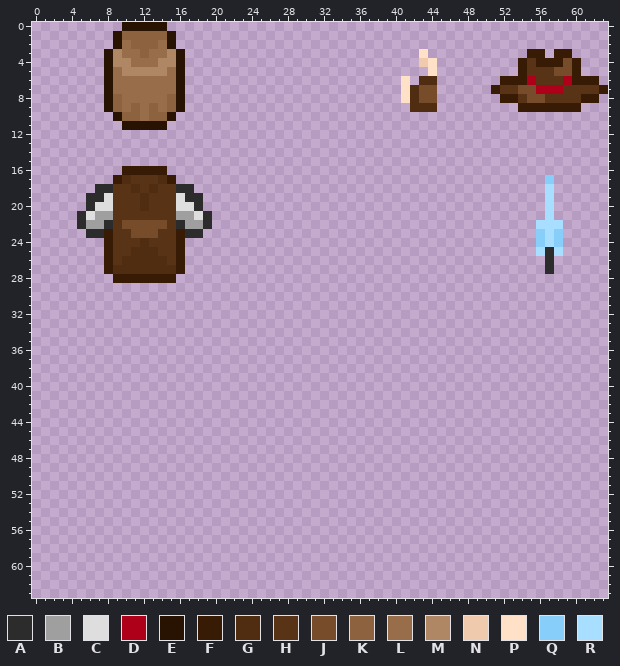
A pixel-art sprite gets an edit: assets/mc_sprite.png. The picture above was drawn from the file before the commit.
The file is 64x64 pixels. Colours within 5 levels of each other are drawn and written as one. The old version is drawn lined up with the new one.
Palette (. is transparent): A #2c2c2c  B #9f9f9f  C #dedede  D #ae0018  E #281201  F #371b05  G #502c10  H #593315  J #774c2b  K #8d623e  L #986d4a  M #af8765  N #efcaac  P #ffe1c8  Q #87cefa  R #a8deff
Pixels before (only the part around the change), first column x 0:
 0 ..........EEEEE..........................................
 1 .........EKKKKKE.........................................
 2 .........ELKKKLE.........................................
 3 ........EMLLKLLME..........................P...........FF
 4 ........EMMLLLMME..........................NP.........FHF
 5 ........ELMMMMMLE...........................P.........FHH
 6 ........ELLLLLLLE........................P.GG.......FFFDH
 7 ........ELLLLLLLE........................PGJJ......FHHJJD
 8 ........EKLLLLLKE........................PGJJ.......FFHJJ
 9 ........EKLKLKLKE.........................GGG.........FFF
10 .........EKKLKKE.........................................
11 ..........EEEEE..........................................
12 .........................................................
13 .........................................................
14 .........................................................
15 .........................................................
16 ..........FFFFF..........................................
17 .........FGHHHGF.........................................
18 .......AAHHGHGHHAA.......................................
19 ......AACHHHGHHHCAA......................................
20 ......ACCHHHGHHHCCA......................................
21 .....ACBBHHHHHHHBBCA.....................................
22 .....ABBAHJJJJJHABBA....................................R
23 ......AAFHHJJJHHFAA.....................................Q
24 ........FHHHGHHHF.......................................Q
25 ........FHHGGGHHF.......................................R
26 ........FHGGGGGHF........................................
27 ........FGGGGGGGF........................................
28 .........FFFFFFF.........................................
29 .........................................................
30 .........................................................
31 .........................................................
32 .........................................................
33 .........................................................
34 .........................................................
35 .........................................................
36 .........................................................
37 .........................................................
38 .........................................................
39 .........................................................
40 .........................................................
41 .........................................................
42 .........................................................
43 .........................................................
44 .........................................................
45 .........................................................
46 .........................................................
47 .........................................................
48 .........................................................
49 .........................................................
50 .........................................................
51 .........................................................
52 .........................................................
53 .........................................................
54 .........................................................
55 .........................................................
56 .........................................................
57 .........................................................
58 .........................................................
59 .........................................................
60 .........................................................
61 .........................................................
62 .........................................................
63 .........................................................
And afterwards:
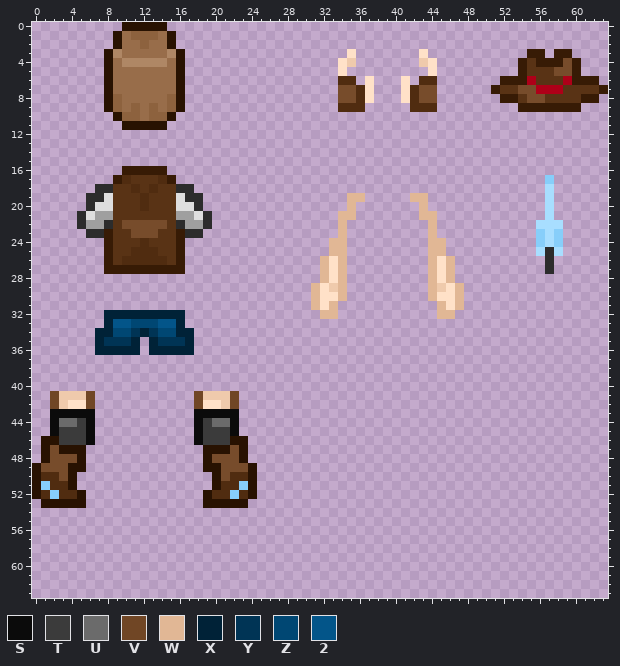
Colours new in this view: S #0b0b0b  T #3b3b3b  U #6b6b6b  V #704625  W #e1b795  X #002237  Y #003455  Z #004773  2 #035589
Message: This is for just for testing and messing around with the mc sprite
Changes in this commit:
drawings rearranged on the sheet (the old picture shows each at its new place; 1 dropped ones are not shown)
There is now colour 2 in row 33 at x 9 to 10 and 14 to 15.
There is now colour E in row 46 at x 1 to 2 and 22 to 23; in row 47 at x 1, 3 to 5, 19 to 21 and 23; in row 48 at x 1, 5, 19 and 23; in row 49 at x 0, 4 to 5, 19 to 20 and 24; in rows 50 to 51 at x 0, 4, 20 and 24; in row 52 at x 0, 5, 19 and 24.
There is now colour E in row 53 at x 1 to 5 and 19 to 23.
The edit turns colour G into colour F in row 27 at x 9 to 15.
There is now colour G in row 6 at x 34 to 35; in rows 7 to 8 at x 36; in row 9 at x 34 to 36; in row 50 at x 1 to 2 and 22 to 23; in row 51 at x 2 to 3 and 21 to 22; in row 52 at x 1, 3 to 4, 20 to 21 and 23.
There is now colour J in rows 7 to 8 at x 34 to 35; in row 47 at x 2 and 22; in row 48 at x 2 to 4 and 20 to 22; in row 49 at x 1 to 3 and 21 to 23; in row 50 at x 3 and 21.
The edit turns colour K into colour L in row 1 at x 10 and 14; in row 2 at x 11 and 13; in row 3 at x 12.
The edit turns colour M into colour L in row 4 at x 9 and 15; in row 5 at x 10 to 14.
The edit turns colour L into colour M in row 4 at x 11 to 13.
There is now colour N in row 4 at x 35; in row 29 at x 33 and 45; in row 41 at x 3 to 5 and 19 to 21; in row 42 at x 3 and 21.
There is now colour P in row 3 at x 35; in rows 4 to 5 at x 34; in rows 6 to 8 at x 37; in rows 26 to 28 at x 33 and 45; in row 29 at x 32 and 46; in row 30 at x 32 to 33 and 45 to 46.
There is now colour P in row 31 at x 32 and 46; in row 42 at x 4 to 5 and 19 to 20.
There is now colour Q in row 51 at x 1 and 23; in row 52 at x 2 and 22.
There is now colour S in row 43 at x 2 to 6 and 18 to 22; in rows 44 to 45 at x 2, 6, 18 and 22; in row 46 at x 6 and 18.
There is now colour T in row 44 at x 5 and 19; in rows 45 to 46 at x 3 to 5 and 19 to 21.
There is now colour U in row 44 at x 3 to 4 and 20 to 21.
There is now colour V in rows 41 to 42 at x 2, 6, 18 and 22.
There is now colour W in row 19 at x 35 to 36 and 42 to 43; in row 20 at x 35 and 43; in row 21 at x 34 to 35 and 43 to 44; in rows 22 to 23 at x 34 and 44; in rows 24 to 25 at x 33 to 34 and 44 to 45; in rows 26 to 28 at x 32, 34, 44 and 46.
There is now colour W in rows 29 to 30 at x 31, 34, 44 and 47; in row 31 at x 31, 33, 45 and 47; in row 32 at x 32 to 33 and 45 to 46.
There is now colour X in row 32 at x 8 to 16; in row 33 at x 8 and 16; in row 34 at x 7 to 8, 12 and 16 to 17; in row 35 at x 7, 11, 13 and 17; in row 36 at x 7 to 11 and 13 to 17.
There is now colour Y in row 34 at x 11 and 13; in row 35 at x 8 to 10 and 14 to 16.
There is now colour Z in row 33 at x 11 to 13; in row 34 at x 9 to 10 and 14 to 15.
The edit erases colour F in row 28 at x 9 to 15.
